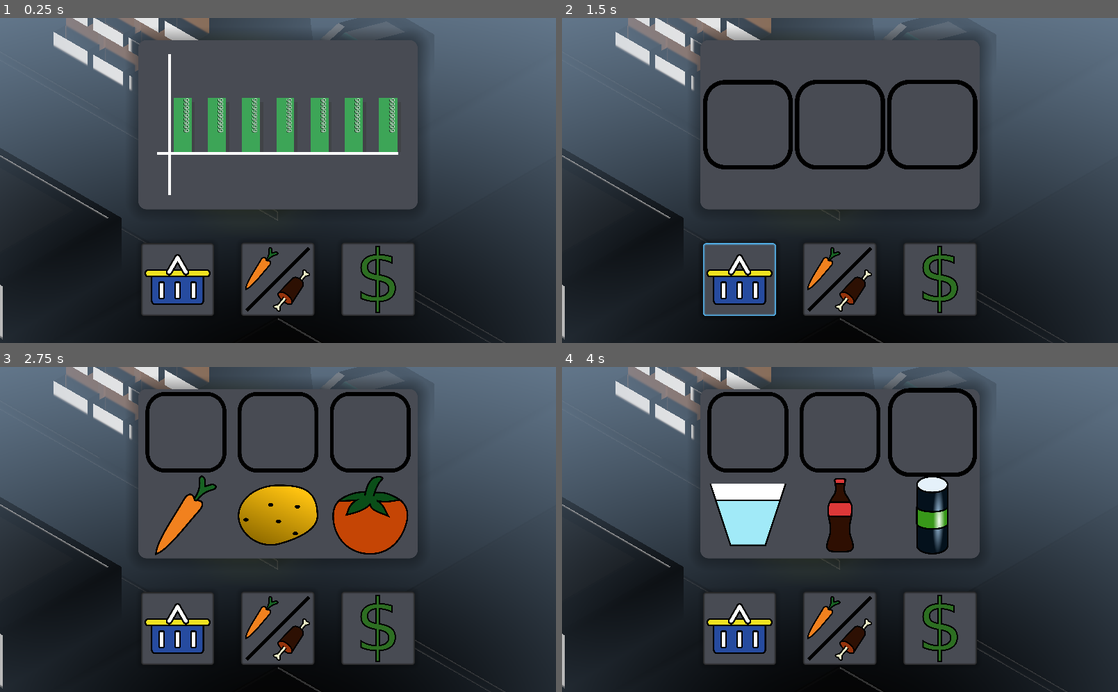
Above: before the commit, frames 1-4 (two rows, left to right).
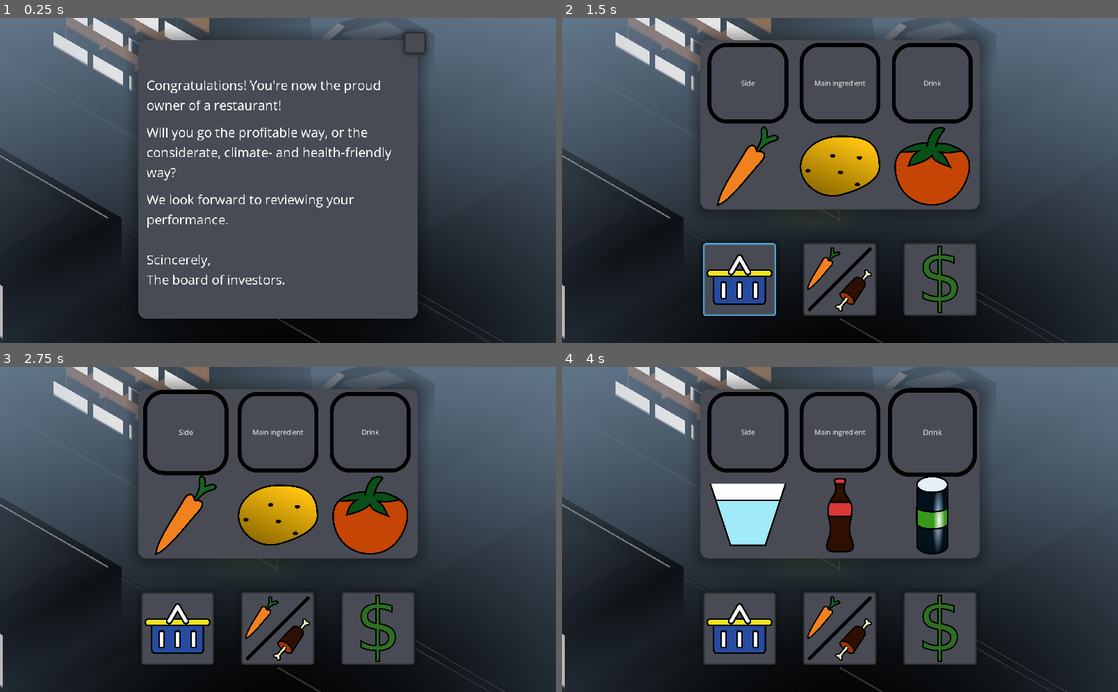
Above: after the commit, the same moments.

Repository: Rhowea/DDUEksamensprojekt
Game: Godot game, scene res://World.tscn
Two runs of this game, one before a commit and one after it. Both use one fixed random seed, a clock stepped at 60 frames per second and the inputs below.
Inputs (mouse positions are in pixels of both pictures, inside the frame that each line leads up to; where the layout moved, square brackets give the same spot in the first picture):
- Up to frame 1 (0.25 s): no input
- Up to frame 2 (1.5 s): click (979, 44) at 0.52 s; click (739, 278) at 1.25 s
- Up to frame 3 (2.75 s): click (183, 432) [183, 474] at 2 s
- Up to frame 4 (4 s): click (840, 432) at 2.75 s; click (934, 432) at 3.5 s

The runs differ from the first frame. In frame 1, 17% of the frame differs, in the area x 24-77%, y 4-93%; in frame 2, 8.6%; in frame 3, 0.9%; in frame 4, 0.1%.

Commit message:
Few changes (mostly layout)

Diff:
--- a/Scenes/Slots.tscn
+++ b/Scenes/Slots.tscn
@@ -1,7 +1,8 @@
-[gd_scene load_steps=5 format=2]
+[gd_scene load_steps=6 format=2]
 
 [ext_resource path="res://Icons/Rounded Slot.png" type="Texture" id=1]
 [ext_resource path="res://Scripts/DraggableSlot.gd" type="Script" id=2]
+[ext_resource path="res://Styling/mainTheme.tres" type="Theme" id=3]
 
 [sub_resource type="Animation" id=1]
 length = 0.001
@@ -70,5 +71,14 @@
 anims/RESET = SubResource( 1 )
 anims/bounce = SubResource( 2 )
 
+[node name="Label" type="Label" parent="."]
+anchor_right = 1.0
+anchor_bottom = 1.0
+rect_min_size = Vector2( 60, 0 )
+theme = ExtResource( 3 )
+text = "Text"
+align = 1
+valign = 1
+
 [connection signal="mouse_entered" from="." to="." method="_mouse_entered"]
 [connection signal="mouse_exited" from="." to="." method="_mouse_exited"]
--- a/Scripts/DraggableSlot.gd
+++ b/Scripts/DraggableSlot.gd
@@ -2,10 +2,14 @@
 
 onready var animPlayer = $AnimationPlayer
 export var slotNumber:int
+export var labelText:String
 signal contents_updated
 
 var possibleIngredients = {0: ["Carrot", "Potato", "Tomato"], 1: ["Chickpeas", "Fish", "Beef", "Chicken"], 2: ["Water", "Soda", "Energy Drink"]}
 var contents = null
+
+func _ready():
+	$Label.text = labelText
 
 func _process(_delta):
 	if visible:
@@ -20,6 +24,7 @@
 	self.texture_normal = data[1]
 #	print(contents)
 #	print("Something was dropped")
+	$Label.visible = false
 	animPlayer.play("RESET")
 	emit_signal("contents_updated")
 
--- a/Scripts/UI.gd
+++ b/Scripts/UI.gd
@@ -15,7 +15,7 @@
 var set1Interacted = false
 var set2Interacted = false
 var set3Interacted = false
-var canSetVars = true
+var canSetVars = false
 var meatVegRatio
 var price
 var income := {0: 0, 1: 0, 2: 0, 3: 0, 4: 0, 5: 0, 6: 0}
@@ -204,7 +204,7 @@
 		set4.setBarHeight(income)
 		emit_signal("dayHasPassed")
 		button4.disabled = true
-		yield($"../../AnimationPlayer", "animation_finished")
+		yield($"../../DirectionalLight/AnimationPlayer", "animation_finished")
 		button4.disabled = false
 		showScreen(set4)
 		set4.playAnim()
@@ -279,3 +279,7 @@
 	var request2 := {"command" : command2, "data" : data2}
 	print("Getting own score")
 	addToRequestQueue(request2)
+
+func hideIntroDialogue():
+	$AspectRatioContainer/IntroDialogue.visible = false
+	canSetVars = true
--- a/Scripts/World.gd
+++ b/Scripts/World.gd
@@ -1,6 +1,6 @@
 extends Spatial
 
-onready var animPlayer = $AnimationPlayer
+onready var animPlayer = $DirectionalLight/AnimationPlayer
 
 func _on_MainUI_dayHasPassed():
 	animPlayer.play("Pass day")
--- a/Styling/mainTheme.tres
+++ b/Styling/mainTheme.tres
@@ -47,6 +47,7 @@
 HSlider/icons/grabber = ExtResource( 7 )
 HSlider/icons/grabber_highlight = ExtResource( 8 )
 Label/fonts/font = SubResource( 2 )
+Panel/styles/panel = ExtResource( 2 )
 PanelContainer/styles/panel = ExtResource( 2 )
 TooltipLabel/fonts/font = SubResource( 5 )
 TooltipPanel/styles/panel = SubResource( 4 )
--- a/World.tscn
+++ b/World.tscn
@@ -261,6 +261,10 @@
 size = 33
 font_data = ExtResource( 5 )
 
+[sub_resource type="DynamicFont" id=10]
+size = 24
+font_data = ExtResource( 5 )
+
 [sub_resource type="Animation" id=8]
 resource_name = "Pass day"
 length = 5.0
@@ -332,6 +336,7 @@
 alignment = 2
 
 [node name="Panel" type="PanelContainer" parent="Camera/MainUI/AspectRatioContainer/VBoxContainer"]
+visible = false
 margin_right = 504.0
 margin_bottom = 302.0
 size_flags_horizontal = 3
@@ -341,8 +346,8 @@
 
 [node name="Ingredients" type="Control" parent="Camera/MainUI/AspectRatioContainer/VBoxContainer/Panel"]
 visible = false
-margin_right = 450.0
-margin_bottom = 300.0
+margin_right = 504.0
+margin_bottom = 302.0
 size_flags_horizontal = 3
 size_flags_vertical = 3
 theme = ExtResource( 31 )
@@ -360,8 +365,8 @@
 alignment = 1
 
 [node name="HBoxContainer" type="HBoxContainer" parent="Camera/MainUI/AspectRatioContainer/VBoxContainer/Panel/Ingredients/VBoxContainer"]
-margin_right = 437.0
-margin_bottom = 286.0
+margin_right = 505.0
+margin_bottom = 149.0
 rect_min_size = Vector2( 0, 140 )
 size_flags_horizontal = 3
 size_flags_vertical = 3
@@ -371,31 +376,33 @@
 [node name="Slot1" parent="Camera/MainUI/AspectRatioContainer/VBoxContainer/Panel/Ingredients/VBoxContainer/HBoxContainer" instance=ExtResource( 34 )]
 margin_left = 0.0
 margin_top = 0.0
-margin_right = 143.0
-margin_bottom = 286.0
-theme = ExtResource( 31 )
+margin_right = 165.0
+margin_bottom = 149.0
+theme = ExtResource( 31 )
+labelText = "Side"
 
 [node name="Slot2" parent="Camera/MainUI/AspectRatioContainer/VBoxContainer/Panel/Ingredients/VBoxContainer/HBoxContainer" instance=ExtResource( 34 )]
-margin_left = 147.0
+margin_left = 169.0
 margin_top = 0.0
-margin_right = 290.0
-margin_bottom = 286.0
+margin_right = 335.0
+margin_bottom = 149.0
 theme = ExtResource( 31 )
 slotNumber = 1
+labelText = "Main ingredient"
 
 [node name="Slot3" parent="Camera/MainUI/AspectRatioContainer/VBoxContainer/Panel/Ingredients/VBoxContainer/HBoxContainer" instance=ExtResource( 34 )]
-margin_left = 294.0
+margin_left = 339.0
 margin_top = 0.0
-margin_right = 437.0
-margin_bottom = 286.0
+margin_right = 505.0
+margin_bottom = 149.0
 theme = ExtResource( 31 )
 slotNumber = 2
+labelText = "Drink"
 
 [node name="Ingredients1" type="HBoxContainer" parent="Camera/MainUI/AspectRatioContainer/VBoxContainer/Panel/Ingredients/VBoxContainer"]
-visible = false
-margin_top = 144.0
-margin_right = 437.0
-margin_bottom = 234.0
+margin_top = 153.0
+margin_right = 505.0
+margin_bottom = 302.0
 size_flags_vertical = 3
 theme = ExtResource( 31 )
 alignment = 1
@@ -403,8 +410,8 @@
 [node name="Veg1" parent="Camera/MainUI/AspectRatioContainer/VBoxContainer/Panel/Ingredients/VBoxContainer/Ingredients1" instance=ExtResource( 33 )]
 anchor_right = 0.0
 anchor_bottom = 0.0
-margin_right = 143.0
-margin_bottom = 90.0
+margin_right = 165.0
+margin_bottom = 149.0
 grow_horizontal = 1
 grow_vertical = 1
 theme = ExtResource( 31 )
@@ -413,9 +420,9 @@
 [node name="Veg2" parent="Camera/MainUI/AspectRatioContainer/VBoxContainer/Panel/Ingredients/VBoxContainer/Ingredients1" instance=ExtResource( 33 )]
 anchor_right = 0.0
 anchor_bottom = 0.0
-margin_left = 147.0
-margin_right = 290.0
-margin_bottom = 90.0
+margin_left = 169.0
+margin_right = 335.0
+margin_bottom = 149.0
 grow_horizontal = 1
 grow_vertical = 1
 theme = ExtResource( 31 )
@@ -425,9 +432,9 @@
 [node name="Veg3" parent="Camera/MainUI/AspectRatioContainer/VBoxContainer/Panel/Ingredients/VBoxContainer/Ingredients1" instance=ExtResource( 33 )]
 anchor_right = 0.0
 anchor_bottom = 0.0
-margin_left = 294.0
-margin_right = 437.0
-margin_bottom = 90.0
+margin_left = 339.0
+margin_right = 505.0
+margin_bottom = 149.0
 grow_horizontal = 1
 grow_vertical = 1
 theme = ExtResource( 31 )
@@ -636,6 +643,7 @@
 tick_count = 9
 
 [node name="Graph" type="Control" parent="Camera/MainUI/AspectRatioContainer/VBoxContainer/Panel"]
+visible = false
 margin_right = 504.0
 margin_bottom = 302.0
 size_flags_horizontal = 3
@@ -913,7 +921,7 @@
 [node name="Grades" type="Control" parent="Camera/MainUI/AspectRatioContainer/VBoxContainer/Panel"]
 visible = false
 margin_right = 504.0
-margin_bottom = 354.0
+margin_bottom = 302.0
 size_flags_horizontal = 3
 size_flags_vertical = 3
 theme = ExtResource( 31 )
@@ -930,7 +938,7 @@
 
 [node name="TextureRect" type="TextureRect" parent="Camera/MainUI/AspectRatioContainer/VBoxContainer/Panel/Grades/HBoxContainer"]
 margin_right = 154.0
-margin_bottom = 354.0
+margin_bottom = 302.0
 rect_min_size = Vector2( 100, 100 )
 size_flags_horizontal = 3
 size_flags_vertical = 7
@@ -942,7 +950,7 @@
 [node name="Equals" type="Label" parent="Camera/MainUI/AspectRatioContainer/VBoxContainer/Panel/Grades/HBoxContainer"]
 margin_left = 174.0
 margin_right = 329.0
-margin_bottom = 354.0
+margin_bottom = 302.0
 rect_min_size = Vector2( 64, 64 )
 size_flags_horizontal = 3
 size_flags_vertical = 5
@@ -956,7 +964,7 @@
 [node name="Grade" type="Label" parent="Camera/MainUI/AspectRatioContainer/VBoxContainer/Panel/Grades/HBoxContainer"]
 margin_left = 349.0
 margin_right = 504.0
-margin_bottom = 354.0
+margin_bottom = 302.0
 rect_min_size = Vector2( 64, 64 )
 size_flags_horizontal = 3
 size_flags_vertical = 5
@@ -969,8 +977,8 @@
 
 [node name="ScoreSubmit" type="Control" parent="Camera/MainUI/AspectRatioContainer/VBoxContainer/Panel"]
 visible = false
-margin_right = 450.0
-margin_bottom = 300.0
+margin_right = 504.0
+margin_bottom = 302.0
 size_flags_horizontal = 3
 size_flags_vertical = 3
 theme = ExtResource( 31 )
@@ -989,16 +997,16 @@
 alignment = 1
 
 [node name="Lables" type="VBoxContainer" parent="Camera/MainUI/AspectRatioContainer/VBoxContainer/Panel/ScoreSubmit/VBoxContainer"]
-margin_right = 356.0
-margin_bottom = 59.0
+margin_right = 424.0
+margin_bottom = 64.0
 size_flags_horizontal = 3
 size_flags_vertical = 3
 theme = ExtResource( 31 )
 alignment = 1
 
 [node name="Score Text" type="Label" parent="Camera/MainUI/AspectRatioContainer/VBoxContainer/Panel/ScoreSubmit/VBoxContainer/Lables"]
-margin_right = 356.0
-margin_bottom = 27.0
+margin_right = 424.0
+margin_bottom = 19.0
 grow_horizontal = 0
 grow_vertical = 0
 size_flags_horizontal = 3
@@ -1008,19 +1016,26 @@
 valign = 1
 
 [node name="Score" type="Label" parent="Camera/MainUI/AspectRatioContainer/VBoxContainer/Panel/ScoreSubmit/VBoxContainer/Lables"]
-margin_top = 31.0
-margin_right = 356.0
-margin_bottom = 59.0
+margin_top = 23.0
+margin_right = 424.0
+margin_bottom = 42.0
 size_flags_horizontal = 3
 size_flags_vertical = 7
 text = "9999999999"
 align = 1
 valign = 1
 
+[node name="Eco bonus" type="Label" parent="Camera/MainUI/AspectRatioContainer/VBoxContainer/Panel/ScoreSubmit/VBoxContainer/Lables"]
+margin_top = 46.0
+margin_right = 424.0
+margin_bottom = 64.0
+text = "+ eco bonus"
+align = 1
+
 [node name="PlayerName" type="LineEdit" parent="Camera/MainUI/AspectRatioContainer/VBoxContainer/Panel/ScoreSubmit/VBoxContainer"]
-margin_top = 63.0
-margin_right = 356.0
-margin_bottom = 122.0
+margin_top = 68.0
+margin_right = 424.0
+margin_bottom = 133.0
 rect_min_size = Vector2( 96, 32 )
 focus_next = NodePath("../Button")
 size_flags_horizontal = 3
@@ -1031,9 +1046,9 @@
 placeholder_text = "Username"
 
 [node name="Button" type="Button" parent="Camera/MainUI/AspectRatioContainer/VBoxContainer/Panel/ScoreSubmit/VBoxContainer"]
-margin_top = 126.0
-margin_right = 356.0
-margin_bottom = 186.0
+margin_top = 137.0
+margin_right = 424.0
+margin_bottom = 202.0
 size_flags_horizontal = 5
 size_flags_vertical = 7
 theme = ExtResource( 31 )
@@ -1042,7 +1057,7 @@
 [node name="HighscoreBoard" type="Control" parent="Camera/MainUI/AspectRatioContainer/VBoxContainer/Panel"]
 visible = false
 margin_right = 504.0
-margin_bottom = 354.0
+margin_bottom = 302.0
 size_flags_horizontal = 3
 size_flags_vertical = 3
 theme = ExtResource( 31 )
@@ -1070,9 +1085,9 @@
 valign = 1
 
 [node name="Scoreboard" type="HBoxContainer" parent="Camera/MainUI/AspectRatioContainer/VBoxContainer/Panel/HighscoreBoard/VBoxContainer"]
-margin_top = 71.0
-margin_right = 504.0
-margin_bottom = 309.0
+margin_top = 50.0
+margin_right = 504.0
+margin_bottom = 288.0
 size_flags_horizontal = 7
 size_flags_vertical = 2
 size_flags_stretch_ratio = 3.0
@@ -1557,9 +1572,9 @@
 valign = 1
 
 [node name="OwnScore" type="HBoxContainer" parent="Camera/MainUI/AspectRatioContainer/VBoxContainer/Panel/HighscoreBoard/VBoxContainer"]
-margin_top = 326.0
-margin_right = 504.0
-margin_bottom = 344.0
+margin_top = 297.0
+margin_right = 504.0
+margin_bottom = 297.0
 size_flags_horizontal = 3
 size_flags_vertical = 6
 theme = ExtResource( 31 )
@@ -1615,7 +1630,6 @@
 autowrap = true
 
 [node name="Buttons" type="HBoxContainer" parent="Camera/MainUI/AspectRatioContainer/VBoxContainer"]
-margin_top = 352.0
 margin_right = 504.0
 margin_bottom = 504.0
 size_flags_horizontal = 5
@@ -1627,16 +1641,16 @@
 
 [node name="AspectRatioContainer" type="AspectRatioContainer" parent="Camera/MainUI/AspectRatioContainer/VBoxContainer/Buttons"]
 margin_right = 134.0
-margin_bottom = 152.0
+margin_bottom = 504.0
 size_flags_horizontal = 3
 size_flags_vertical = 3
 theme = ExtResource( 31 )
 alignment_vertical = 2
 
 [node name="buttonToSet1" type="Button" parent="Camera/MainUI/AspectRatioContainer/VBoxContainer/Buttons/AspectRatioContainer"]
-margin_top = 18.0
+margin_top = 370.0
 margin_right = 134.0
-margin_bottom = 152.0
+margin_bottom = 504.0
 rect_min_size = Vector2( 100, 100 )
 mouse_default_cursor_shape = 2
 size_flags_horizontal = 3
@@ -1651,16 +1665,16 @@
 [node name="AspectRatioContainer2" type="AspectRatioContainer" parent="Camera/MainUI/AspectRatioContainer/VBoxContainer/Buttons"]
 margin_left = 184.0
 margin_right = 319.0
-margin_bottom = 152.0
+margin_bottom = 504.0
 size_flags_horizontal = 3
 size_flags_vertical = 3
 theme = ExtResource( 31 )
 alignment_vertical = 2
 
 [node name="buttonToSet2" type="Button" parent="Camera/MainUI/AspectRatioContainer/VBoxContainer/Buttons/AspectRatioContainer2"]
-margin_top = 17.0
+margin_top = 369.0
 margin_right = 135.0
-margin_bottom = 152.0
+margin_bottom = 504.0
 rect_min_size = Vector2( 100, 100 )
 mouse_default_cursor_shape = 2
 size_flags_horizontal = 3
@@ -1675,16 +1689,16 @@
 [node name="AspectRatioContainer3" type="AspectRatioContainer" parent="Camera/MainUI/AspectRatioContainer/VBoxContainer/Buttons"]
 margin_left = 369.0
 margin_right = 504.0
-margin_bottom = 152.0
+margin_bottom = 504.0
 size_flags_horizontal = 3
 size_flags_vertical = 3
 theme = ExtResource( 31 )
 alignment_vertical = 2
 
 [node name="buttonToSet3" type="Button" parent="Camera/MainUI/AspectRatioContainer/VBoxContainer/Buttons/AspectRatioContainer3"]
-margin_top = 17.0
+margin_top = 369.0
 margin_right = 135.0
-margin_bottom = 152.0
+margin_bottom = 504.0
 rect_min_size = Vector2( 100, 100 )
 mouse_default_cursor_shape = 2
 size_flags_horizontal = 3
@@ -1695,6 +1709,76 @@
 icon = ExtResource( 13 )
 icon_align = 1
 expand_icon = true
+
+[node name="IntroDialogue" type="Panel" parent="Camera/MainUI/AspectRatioContainer"]
+margin_left = 110.0
+margin_right = 614.0
+margin_bottom = 504.0
+size_flags_horizontal = 3
+size_flags_vertical = 3
+theme = ExtResource( 31 )
+
+[node name="VBoxContainer" type="VBoxContainer" parent="Camera/MainUI/AspectRatioContainer/IntroDialogue"]
+anchor_right = 1.0
+anchor_bottom = 1.0
+margin_left = 10.0
+margin_top = 50.0
+margin_right = -10.0
+margin_bottom = -50.0
+alignment = 1
+
+[node name="Label" type="Label" parent="Camera/MainUI/AspectRatioContainer/IntroDialogue/VBoxContainer"]
+margin_top = 11.0
+margin_right = 484.0
+margin_bottom = 82.0
+size_flags_vertical = 6
+theme = ExtResource( 31 )
+custom_fonts/font = SubResource( 10 )
+text = "Congratulations! You're now the proud owner of a restaurant!"
+autowrap = true
+
+[node name="Label2" type="Label" parent="Camera/MainUI/AspectRatioContainer/IntroDialogue/VBoxContainer"]
+margin_top = 98.0
+margin_right = 484.0
+margin_bottom = 206.0
+size_flags_vertical = 6
+theme = ExtResource( 31 )
+custom_fonts/font = SubResource( 10 )
+text = "Will you go the profitable way, or the considerate, climate- and health-friendly way?"
+autowrap = true
+
+[node name="Label3" type="Label" parent="Camera/MainUI/AspectRatioContainer/IntroDialogue/VBoxContainer"]
+margin_top = 222.0
+margin_right = 484.0
+margin_bottom = 293.0
+size_flags_vertical = 6
+theme = ExtResource( 31 )
+custom_fonts/font = SubResource( 10 )
+text = "We look forward to reviewing your performance."
+autowrap = true
+
+[node name="Label4" type="Label" parent="Camera/MainUI/AspectRatioContainer/IntroDialogue/VBoxContainer"]
+margin_top = 333.0
+margin_right = 484.0
+margin_bottom = 404.0
+size_flags_vertical = 10
+theme = ExtResource( 31 )
+custom_fonts/font = SubResource( 10 )
+text = "Scincerely,
+The board of investors."
+autowrap = true
+
+[node name="Button" type="Button" parent="Camera/MainUI/AspectRatioContainer/IntroDialogue"]
+anchor_left = 1.0
+anchor_right = 1.0
+margin_left = -20.0
+margin_top = -20.0
+margin_right = 20.0
+margin_bottom = 20.0
+theme = ExtResource( 31 )
+__meta__ = {
+"_edit_use_anchors_": true
+}
 
 [node name="AspectRatioContainer2" type="AspectRatioContainer" parent="Camera/MainUI"]
 anchor_left = 0.786
@@ -1725,7 +1809,8 @@
 transform = Transform( 1, 0, 0, 0, 1, 0, 0, 0, 1, 0, 6, 0 )
 shadow_enabled = true
 
-[node name="AnimationPlayer" type="AnimationPlayer" parent="."]
+[node name="AnimationPlayer" type="AnimationPlayer" parent="DirectionalLight"]
+root_node = NodePath("../..")
 "anims/Pass day" = SubResource( 8 )
 anims/RESET = SubResource( 9 )
 
@@ -1752,4 +1837,5 @@
 [connection signal="pressed" from="Camera/MainUI/AspectRatioContainer/VBoxContainer/Buttons/AspectRatioContainer/buttonToSet1" to="Camera/MainUI" method="_on_Button1_pressed"]
 [connection signal="pressed" from="Camera/MainUI/AspectRatioContainer/VBoxContainer/Buttons/AspectRatioContainer2/buttonToSet2" to="Camera/MainUI" method="_on_Button2_pressed"]
 [connection signal="pressed" from="Camera/MainUI/AspectRatioContainer/VBoxContainer/Buttons/AspectRatioContainer3/buttonToSet3" to="Camera/MainUI" method="_on_Button3_pressed"]
+[connection signal="pressed" from="Camera/MainUI/AspectRatioContainer/IntroDialogue/Button" to="Camera/MainUI" method="hideIntroDialogue"]
 [connection signal="pressed" from="Camera/MainUI/AspectRatioContainer2/Button4" to="Camera/MainUI" method="_on_Button4_pressed"]
Empty file added: Scripts/IntroDialogue.gd
Not shown: 1 places in World.tscn that only renumber resources
